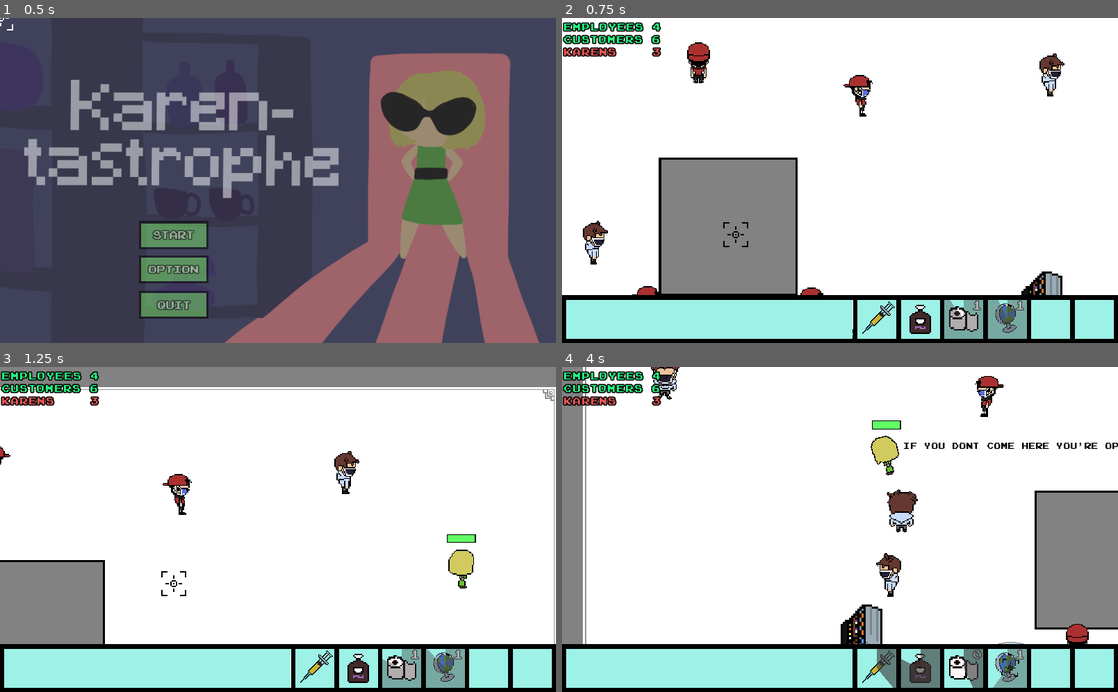
Above: before the commit, frames 1-4 (two rows, left to right).
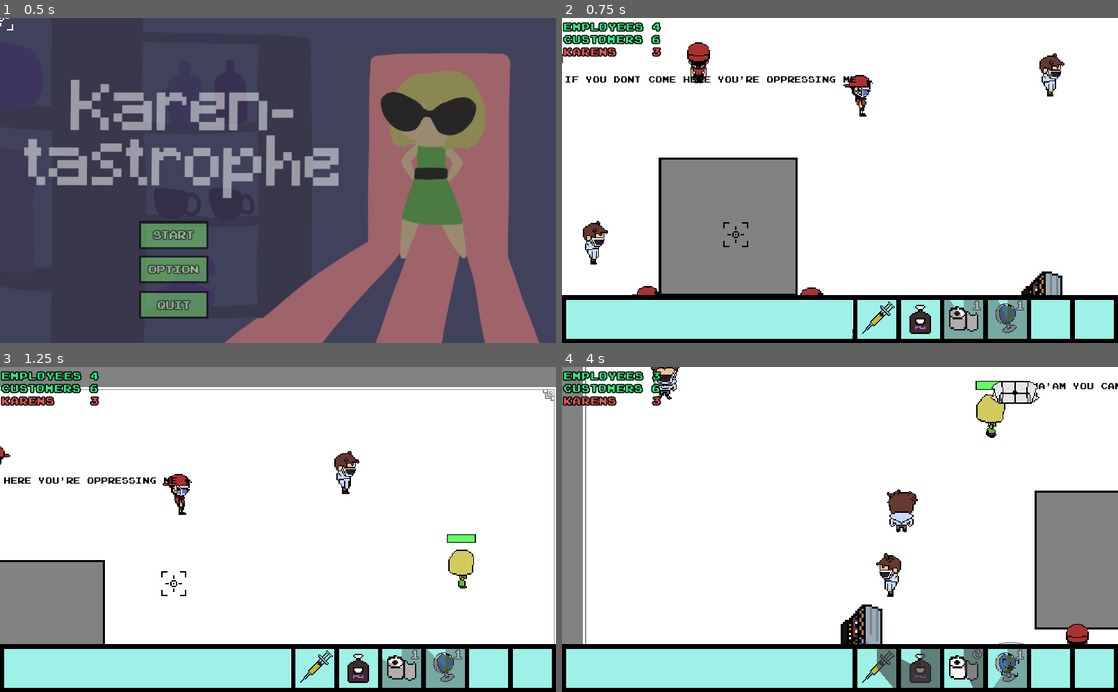
Above: after the commit, the same moments.

Repository: henryliuser/gmtk20
Game: Godot game, scene res://Menu.tscn
Same seed, same stepped clock (60 frames per second), same inputs: the game is played once before the commit and once after it.
Inputs (mouse positions are in pixels of both pictures, inside the frame that each line leads up to):
- Up to frame 1 (0.5 s): no input
- Up to frame 2 (0.75 s): click (734, 235) at 0.5 s
- Up to frame 3 (1.25 s): no input
- Up to frame 4 (4 s): move the mouse to (873, 669) at 1.27 s; hold 1 (cam_1) 1.28-2.03 s; click (873, 669) at 1.42 s; move the mouse to (917, 669) at 2.02 s; tap 2 (cam_2) at 2.1 s; click (917, 669) at 2.17 s; move the mouse to (962, 666) at 2.77 s; hold 3 (cam_3) 2.78-3.53 s; click (962, 666) at 2.92 s; move the mouse to (1012, 669) at 3.52 s; tap 4 (cam_4) at 3.6 s; click (1012, 669) at 3.67 s

Frame 1 is identical in both runs. In frame 2, 0.5% of the frame differs, in the area x 0-53%, y 11-20%; in frame 3, 0.3%; in frame 4, 2.1%, in the area x 16-100%, y 1-34%.
Error in both runs: Invalid set index 'rect_position' (on base: 'previously freed instance') with value of type 'Vector2'. (res://Characters/Karen.gd:176)

Commit message:
karens work again

Diff:
--- a/Characters/Karen.gd
+++ b/Characters/Karen.gd
@@ -87,7 +87,7 @@
 func oilAlert(x, y):
 	oilChasing = true
 	notChasing = false
-	angle = atan2(y - position.y, x-position.x)
+	angle = atan2(y - global_position.y, x-global_position.x)
 	velocity = Vector2(cos(angle),sin(angle)) * 50 * rage
 	spawn_text(3, oilLines[randi()%3])
 
--- a/Characters/Karen.tscn
+++ b/Characters/Karen.tscn
@@ -59,7 +59,7 @@
 shape = SubResource( 1 )
 
 [node name="RayCast2D" type="RayCast2D" parent="Body"]
-rotation = -1.5708
+rotation = 1.5708
 enabled = true
 cast_to = Vector2( 0, 500 )
 
@@ -68,7 +68,7 @@
 scale = Vector2( 2, 2 )
 frames = SubResource( 2 )
 animation = "right"
-frame = 1
+frame = 3
 playing = true
 
 [node name="Tween" type="Tween" parent="Body"]
--- a/Items/Oils.gd
+++ b/Items/Oils.gd
@@ -65,10 +65,11 @@
 #		print(x.name + " " + str(x.rage))
 		x.rage -= delta/1.5
 	for karen in karen_list.keys():
-		karen_list[karen].cast_to = 1.5 * (karen.position - position)
+		var relLocation = (karen.global_position - global_position)
+		karen_list[karen].cast_to = 1.5 * relLocation
 		var collider = karen_list[karen].get_collider()
 		if collider != null and "oilChasing" in collider:
-			karen.oilAlert(position.x, position.y)
+			karen.oilAlert(global_position.x, global_position.y)
 			alerted_karens.append(karen)
 
 func end():
--- a/global/HUD.tscn
+++ b/global/HUD.tscn
@@ -135,16 +135,6 @@
 scale = Vector2( 1.2, 1.2 )
 texture = ExtResource( 10 )
 
-[node name="fork" parent="buttons" instance=ExtResource( 9 )]
-position = Vector2( 900, 556 )
-base_cd = 30.0
-scene = "res://Items/forklift.tscn"
-scl = 1.5
-color = Color( 0.968627, 0.976471, 0.0509804, 1 )
-text = "Convert an employee into a forklift."
-
-[node name="sprite" type="Sprite" parent="buttons/fork"]
-
 [node name="tpStacks" type="Label" parent="."]
 margin_left = 744.403
 margin_top = 511.836
